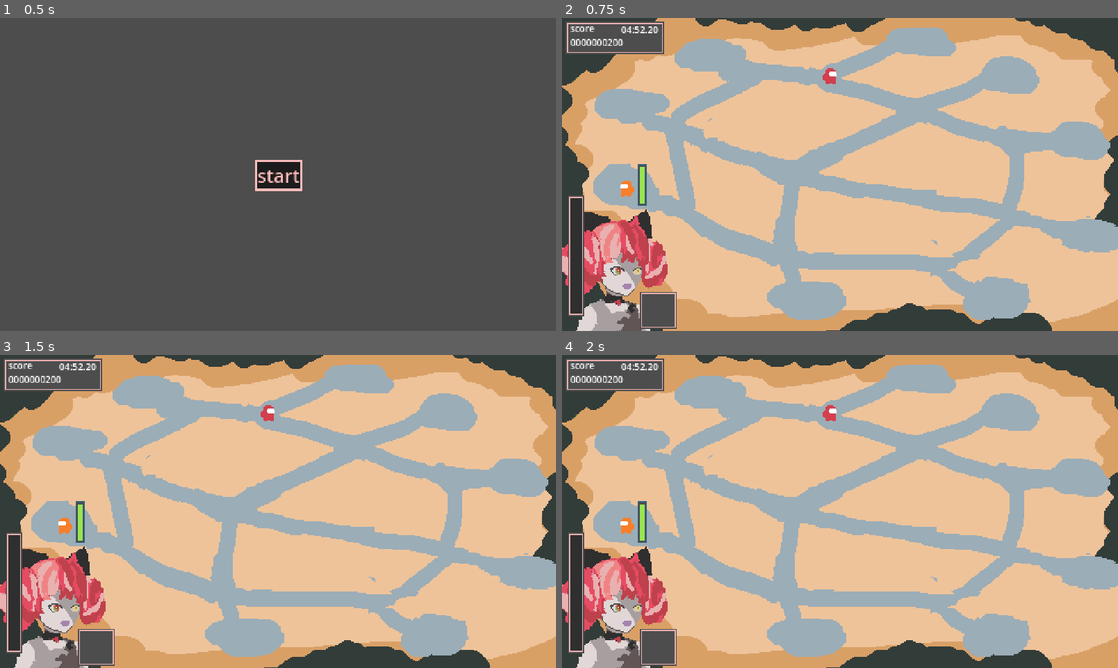
Above: before the commit, frames 1-4 (two rows, left to right).
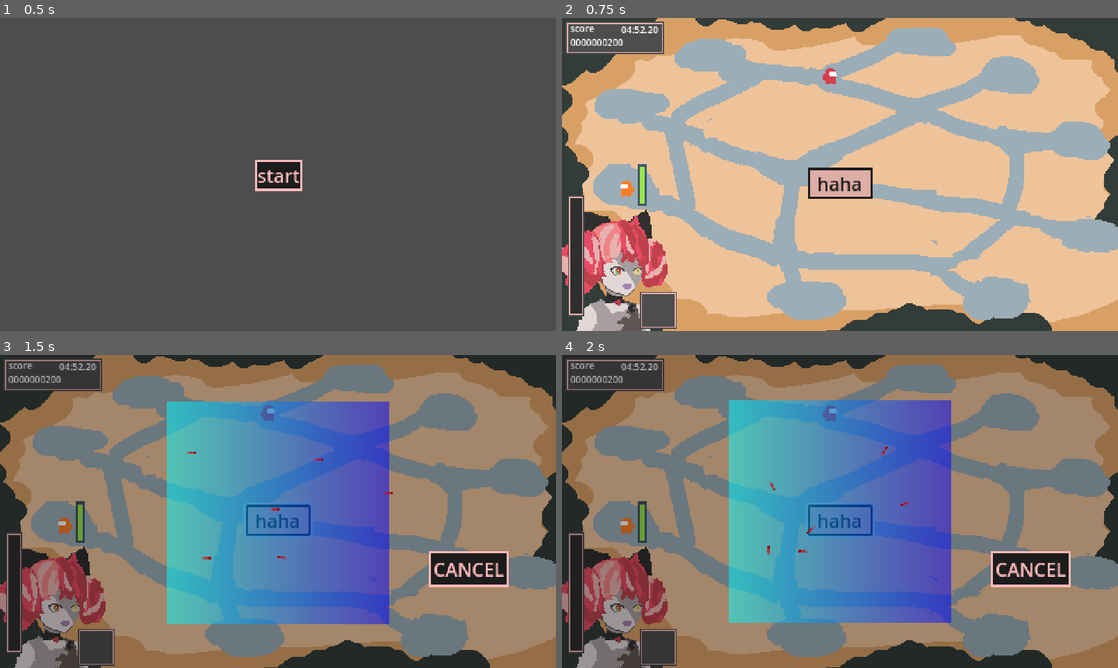
Above: after the commit, the same moments.

Repository: laxeminute/ollie-endless-date
Game: Godot game, scene res://src/interface/title_screen.tscn
Two runs of this game, one before a commit and one after it. Both use one fixed random seed, a clock stepped at 60 frames per second and the inputs below.
Inputs (mouse positions are in pixels of both pictures, inside the frame that each line leads up to):
- Up to frame 1 (0.5 s): no input
- Up to frame 2 (0.75 s): click "start" at 0.5 s
- Up to frame 3 (1.5 s): click (278, 520) at 1.25 s, where only the run after the commit has a clickable "haha"
- Up to frame 4 (2 s): no input

Frame 1 is identical in both runs. In frame 2, 0.8% of the frame differs, in the area x 44-56%, y 47-58%; in frame 3, 90%, in the area x 0-100%, y 0-100%; in frame 4, 90%.

Commit message:
Rework ActivityOverlay and implement goldfish game

Diff:
--- a/project.godot
+++ b/project.godot
@@ -39,6 +39,10 @@
 ]
 }
 
+[layer_names]
+
+2d_physics/layer_5="fish"
+
 [rendering]
 
 textures/canvas_textures/default_texture_filter=0
--- a/src/level/activity/activity_overlay.gd
+++ b/src/level/activity/activity_overlay.gd
@@ -1,12 +1,13 @@
 class_name ActivityOverlay
 extends Control
 
-signal completed
-signal cancelled
+# TODO: prevent button clicks outside the activity from affecting the activity
+
+signal finished(success: bool)
 
 const ACTIVITY_HEIGHT = 192
 
-@export var activity_scene: PackedScene
+@export var activity_scenes: Array[PackedScene]
 @export var intro_tween_duration: float = 0.5
 @export var exit_tween_duration: float = 0.3
 
@@ -16,18 +17,16 @@
 		return Vector2(size.x / 2, size.y + ACTIVITY_HEIGHT)
 
 
-func _ready() -> void:
-	open()
+func open(id: int):
+	if is_instance_valid(current_activity):
+		push_error("Tried to open activity when one is active, overwriting old activity")
+		current_activity.queue_free()
+	show()
+	current_activity = activity_scenes[id].instantiate()
+	current_activity.completed.connect(close.bind(true))
+	add_child(current_activity)
 
-
-func open(which: PackedScene = activity_scene):
-	assert(
-		not is_instance_valid(current_activity), "Tried to open activity when one is already active"
-	)
-	show()
-	current_activity = which.instantiate()
-	current_activity.completed.connect(completed.emit)
-	add_child(current_activity)
+	# transition
 	current_activity.process_mode = Node.PROCESS_MODE_DISABLED
 	var intro_tween := create_tween()
 	intro_tween.set_ease(Tween.EASE_OUT)
@@ -38,15 +37,20 @@
 	intro_tween.tween_callback(current_activity.set.bind("process_mode", Node.PROCESS_MODE_INHERIT))
 
 
-func close() -> void:
+func close(success: bool) -> void:
 	current_activity.process_mode = Node.PROCESS_MODE_DISABLED
 	var exit_tween := create_tween()
+
+	# transition
 	exit_tween.set_ease(Tween.EASE_IN)
 	exit_tween.set_trans(Tween.TRANS_BACK)
 	exit_tween.tween_property(current_activity, "position", offscreen_point, exit_tween_duration)
-	exit_tween.tween_callback(cancelled.emit)
+
+	# cleanup
+	exit_tween.tween_callback(current_activity.queue_free)
 	exit_tween.tween_callback(hide)
+	exit_tween.tween_callback(finished.emit.bind(success))
 
 
 func _on_cancel_button_pressed() -> void:
-	close()
+	close(false)
--- a/src/level/activity/activity_overlay.tscn
+++ b/src/level/activity/activity_overlay.tscn
@@ -1,18 +1,18 @@
-[gd_scene load_steps=3 format=3 uid="uid://bpkg5aejtlcxm"]
+[gd_scene load_steps=4 format=3 uid="uid://bpkg5aejtlcxm"]
 
 [ext_resource type="Script" uid="uid://hofypmwrvtqf" path="res://src/level/activity/activity_overlay.gd" id="1_k8w4x"]
 [ext_resource type="PackedScene" uid="uid://ccaep7x1vwor2" path="res://src/level/activity/goldfish/goldfish_activity.tscn" id="2_p3a7k"]
+[ext_resource type="PackedScene" uid="uid://b3qbvcbj5avoy" path="res://src/level/activity/sharpshooting/sharpshooting_activity.tscn" id="2_yqi1v"]
 
-[node name="ActivityOverlay" type="Control"]
-layout_mode = 3
+[node name="ActivityOverlay" type="ColorRect"]
 anchors_preset = 15
 anchor_right = 1.0
 anchor_bottom = 1.0
 grow_horizontal = 2
 grow_vertical = 2
-mouse_filter = 1
+color = Color(0, 0, 0, 0.313726)
 script = ExtResource("1_k8w4x")
-activity_scene = ExtResource("2_p3a7k")
+activity_scenes = Array[PackedScene]([ExtResource("2_yqi1v"), ExtResource("2_p3a7k")])
 
 [node name="CancelButton" type="Button" parent="."]
 layout_mode = 0
--- /dev/null
+++ b/src/level/activity/goldfish/catcher.gd
@@ -0,0 +1,15 @@
+class_name Catcher
+extends Area2D
+
+var radius: float:
+	get:
+		return $CollisionShape2D.shape.radius
+var catching: bool = false
+
+
+func catch() -> bool:
+	catching = true
+	# TODO: play sound
+	await get_tree().create_timer(0.7).timeout  # TODO: replace with animation
+	catching = false
+	return has_overlapping_areas()
--- /dev/null
+++ b/src/level/activity/goldfish/catcher.tscn
@@ -0,0 +1,14 @@
+[gd_scene load_steps=3 format=3 uid="uid://d4c6vhxq7lciu"]
+
+[ext_resource type="Script" uid="uid://d0yei3iwxi1c" path="res://src/level/activity/goldfish/catcher.gd" id="1_wk5ja"]
+
+[sub_resource type="CircleShape2D" id="CircleShape2D_0fyby"]
+radius = 20.0
+
+[node name="Catcher" type="Area2D"]
+collision_layer = 0
+collision_mask = 16
+script = ExtResource("1_wk5ja")
+
+[node name="CollisionShape2D" type="CollisionShape2D" parent="."]
+shape = SubResource("CircleShape2D_0fyby")
--- a/src/level/activity/goldfish/fish.tscn
+++ b/src/level/activity/goldfish/fish.tscn
@@ -15,6 +15,8 @@
 height = 2
 
 [node name="Fish" type="Area2D"]
+collision_layer = 16
+collision_mask = 0
 script = ExtResource("1_527fu")
 
 [node name="CollisionShape2D" type="CollisionShape2D" parent="."]
--- a/src/level/activity/goldfish/goldfish_activity.gd
+++ b/src/level/activity/goldfish/goldfish_activity.gd
@@ -7,24 +7,27 @@
 const HALF_HEIGHT = HEIGHT / 2.0
 const HALF_WIDTH = WIDTH / 2.0
 
-@onready var catcher: Area2D = $Catcher
-@onready var catcher_radius: float = $Catcher/CollisionShape2D.shape.radius
+@onready var catcher: Catcher = $Catcher
 
 
-func _unhandled_input(event: InputEvent) -> void:
+func _input(event: InputEvent) -> void:
 	if event.is_action_pressed("activity_action"):
 		_catch()
 
 
 func _process(_delta: float) -> void:
+	if catcher.catching:
+		return
+	# TODO: position smoothing
 	catcher.position = get_local_mouse_position().clamp(
-		Vector2(-HALF_WIDTH + catcher_radius, -HALF_HEIGHT + catcher_radius),
-		Vector2(HALF_WIDTH - catcher_radius, HALF_HEIGHT - catcher_radius)
+		Vector2(-HALF_WIDTH + catcher.radius, -HALF_HEIGHT + catcher.radius),
+		Vector2(HALF_WIDTH - catcher.radius, HALF_HEIGHT - catcher.radius)
 	)
 
 
 func _catch() -> void:
-	# if catcher is catching return
-	await catcher.catch()
-	if catcher.has_overlapping_areas():
+	if catcher.catching:
+		return
+	var caught = await catcher.catch()
+	if caught:
 		completed.emit()
--- a/src/level/activity/goldfish/goldfish_activity.tscn
+++ b/src/level/activity/goldfish/goldfish_activity.tscn
@@ -2,6 +2,7 @@
 
 [ext_resource type="Script" uid="uid://dbxhitcs013rf" path="res://src/level/activity/goldfish/goldfish_activity.gd" id="1_kstk1"]
 [ext_resource type="PackedScene" uid="uid://dxje2lxp6qxfr" path="res://src/level/activity/goldfish/fish.tscn" id="2_lxsmm"]
+[ext_resource type="PackedScene" uid="uid://d4c6vhxq7lciu" path="res://src/level/activity/goldfish/catcher.tscn" id="3_aertf"]
 
 [sub_resource type="Gradient" id="Gradient_8152h"]
 offsets = PackedFloat32Array(0.012987, 0.993506)
@@ -11,9 +12,6 @@
 gradient = SubResource("Gradient_8152h")
 width = 192
 height = 192
-
-[sub_resource type="CircleShape2D" id="CircleShape2D_0fyby"]
-radius = 20.0
 
 [node name="GoldfishActivity" type="Node2D"]
 script = ExtResource("1_kstk1")
@@ -36,7 +34,4 @@
 
 [node name="Fish6" parent="Fishes" instance=ExtResource("2_lxsmm")]
 
-[node name="Catcher" type="Area2D" parent="."]
-
-[node name="CollisionShape2D" type="CollisionShape2D" parent="Catcher"]
-shape = SubResource("CircleShape2D_0fyby")
+[node name="Catcher" parent="." instance=ExtResource("3_aertf")]
--- a/src/level/activity/sharpshooting/sharpshooting_activity.gd
+++ b/src/level/activity/sharpshooting/sharpshooting_activity.gd
@@ -25,7 +25,7 @@
 	reset()
 
 
-func _unhandled_input(event: InputEvent) -> void:
+func _input(event: InputEvent) -> void:
 	if not event.is_action_pressed("activity_action"):
 		return
 	if tween_y.is_running():
--- a/src/level/level.gd
+++ b/src/level/level.gd
@@ -9,6 +9,7 @@
 @onready var map: Map = $Map
 @onready var player: Player = $Player
 
+
 func _ready() -> void:
 	player.initialize(map, player_starting_point)
 	player.max_angst_reached.connect(_on_max_angst_reached)
@@ -17,4 +18,9 @@
 
 
 func _on_max_angst_reached() -> void:
+	# TODO: game over screen
 	print("GAME OVER")
+
+
+func _on_button_pressed() -> void:
+	%ActivityOverlay.open(randi_range(0, 1))
--- a/src/level/level.tscn
+++ b/src/level/level.tscn
@@ -8,6 +8,7 @@
 [ext_resource type="PackedScene" uid="uid://bfm8k7smmshn" path="res://src/object/game_booth.tscn" id="5_3pn8i"]
 [ext_resource type="Script" uid="uid://dnicfld7ad8rd" path="res://src/object/pathing_point.gd" id="7_5suky"]
 [ext_resource type="PackedScene" uid="uid://uxn7kvhogon6" path="res://src/player/player.tscn" id="8_ob0n7"]
+[ext_resource type="PackedScene" uid="uid://bpkg5aejtlcxm" path="res://src/level/activity/activity_overlay.tscn" id="9_p6v4a"]
 
 [node name="Level" type="Node2D"]
 script = ExtResource("1_3pn8i")
@@ -185,3 +186,18 @@
 position = Vector2(-8, -27)
 
 [node name="Player" parent="." instance=ExtResource("8_ob0n7")]
+
+[node name="CanvasLayer" type="CanvasLayer" parent="."]
+
+[node name="ActivityOverlay" parent="CanvasLayer" instance=ExtResource("9_p6v4a")]
+unique_name_in_owner = true
+visible = false
+
+[node name="Button" type="Button" parent="."]
+offset_left = 212.0
+offset_top = 129.0
+offset_right = 268.0
+offset_bottom = 156.0
+text = "haha"
+
+[connection signal="pressed" from="Button" to="." method="_on_button_pressed"]
Not shown, added: src/level/activity/goldfish/catcher.gd.uid
Not shown: 1 places in src/level/level.tscn that only renumber resources
